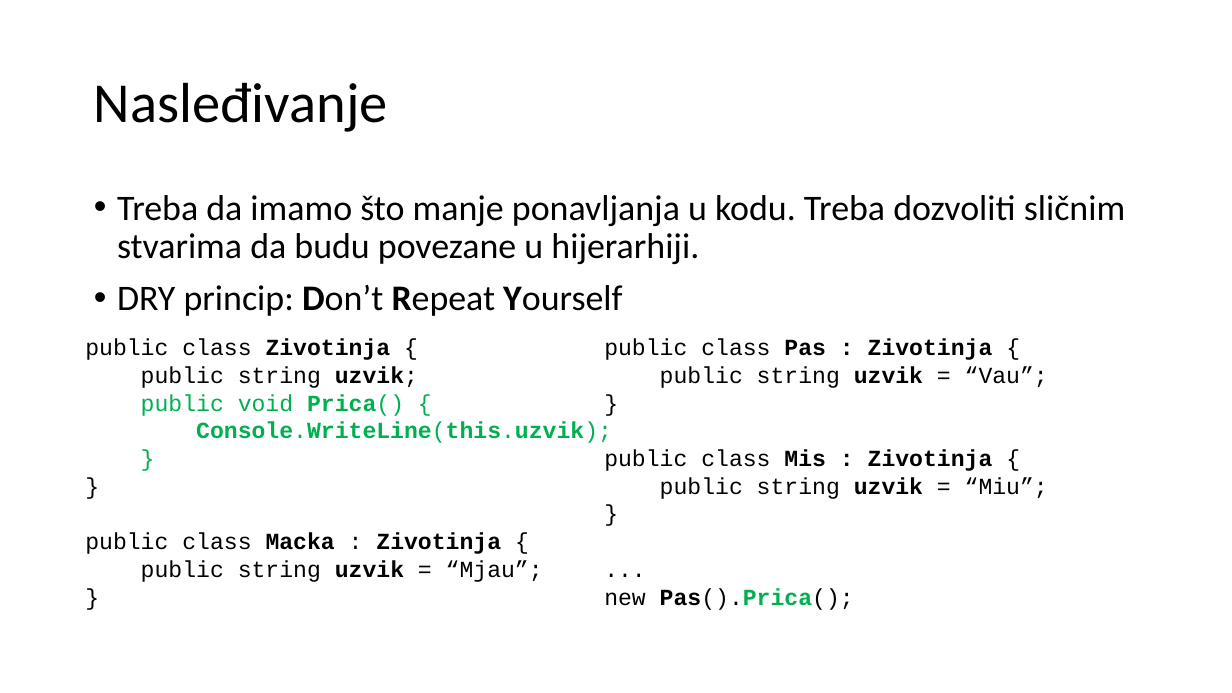
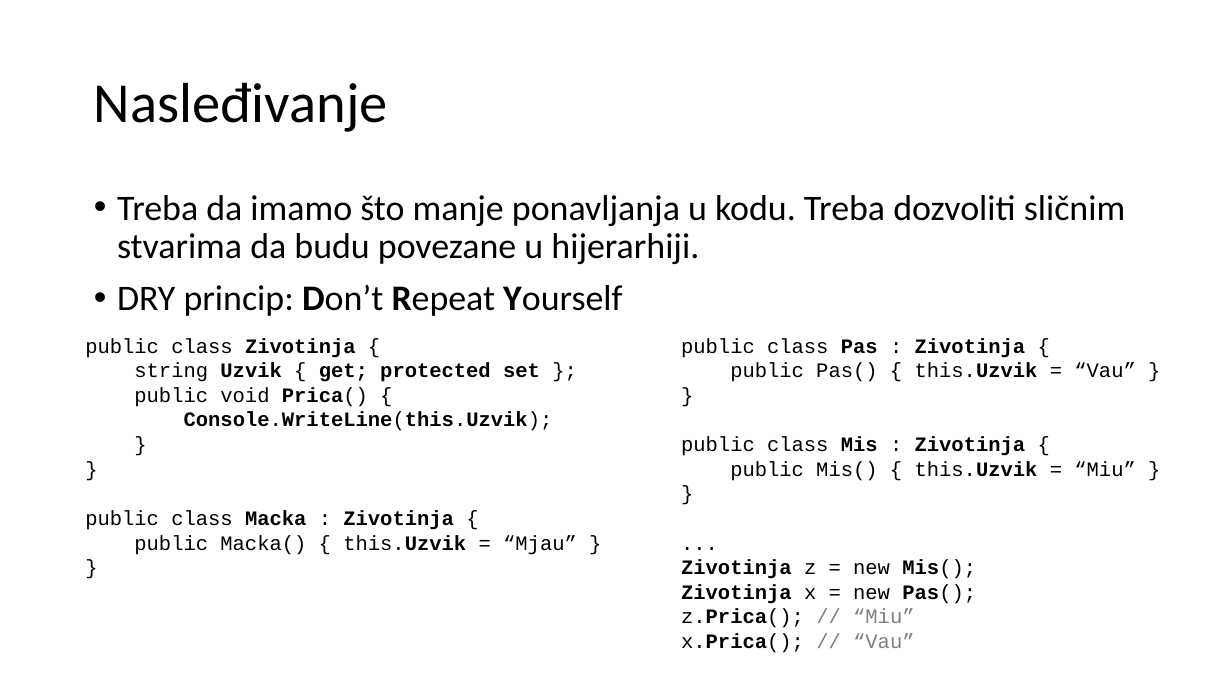
Before and after one commit to crvici-u-treningu/Vezbe, a slide deck: slide 56 of preza7.pptx (slide 29 before the commit). Drawn at 1232x693 pixels with LibreOffice and Linux fonts; fonts in the diff are those of the drawing. Boxes give left, top, right and bottom in pixels: in the first picture for what was removed or moved away, otherwise in the second. Text is boxed around its words. In the diff, an @@ line names an element or a change of style, - is before the commit and + after.

```diff
--- a/preza7.pptx
+++ b/preza7.pptx
@@ text "public class Pas : Zivotinja ...": place and size @@
-text "public class Pas : Zivotinja ..." at (604, 338, 1048, 610)
+text "public class Pas : Zivotinja ..." at (681, 338, 1135, 653)
@@ text at (85, 338, 454, 530): size 18 to 16 pt in "public class Zivotinja {", "public void Prica() {", "}", "}" and 2 more places; text colour #00B050 to #000000 in "public void Prica() {", "}" @@
@@ text at (681, 338, 1026, 456): size 18 to 16 pt in "public class Pas : Zivotinja {", "}", "public class Mis : Zivotinja {", "}" and 1 more places; bold off in ":", ":" @@
@@ text at (134, 363, 540, 382): text changed; size 18 to 16 pt; bold on @@
-public string uzvik;
+string Uzvik { get; protected set };
@@ text at (730, 363, 1135, 382): text changed; size 18 to 16 pt @@
-public string uzvik = “Vau”;
+public Pas() { this.Uzvik = “Vau” }
@@ text at (184, 412, 553, 431): text changed; size 18 to 16 pt; text colour #00B050 to #000000 @@
-Console.WriteLine(this.uzvik);
+Console.WriteLine(this.Uzvik);
@@ text at (730, 461, 1135, 481): text changed; size 18 to 16 pt @@
-public string uzvik = “Miu”;
+public Mis() { this.Uzvik = “Miu” }
@@ text at (134, 535, 577, 555): text changed; size 18 to 16 pt @@
-public string uzvik = “Mjau”;
+public Macka() { this.Uzvik = “Mjau” }
@@ text at (681, 560, 976, 653): text changed; size 18 to 16 pt @@
-new Pas().Prica();
+Zivotinja z = new Mis();
+Zivotinja x = new Pas();
+z.Prica(); // “Miu”
+x.Prica(); // “Vau”
```
Also in this commit, not shown: 5 other slides changed, 8 slides added, 1 slide removed.
